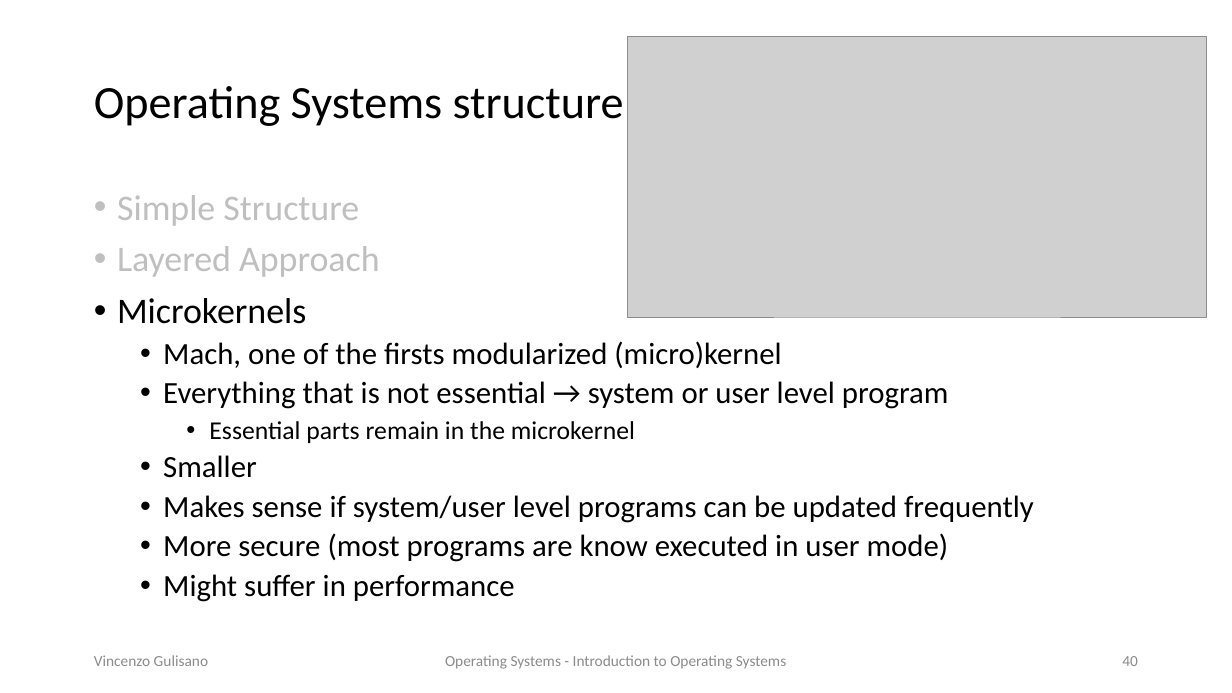
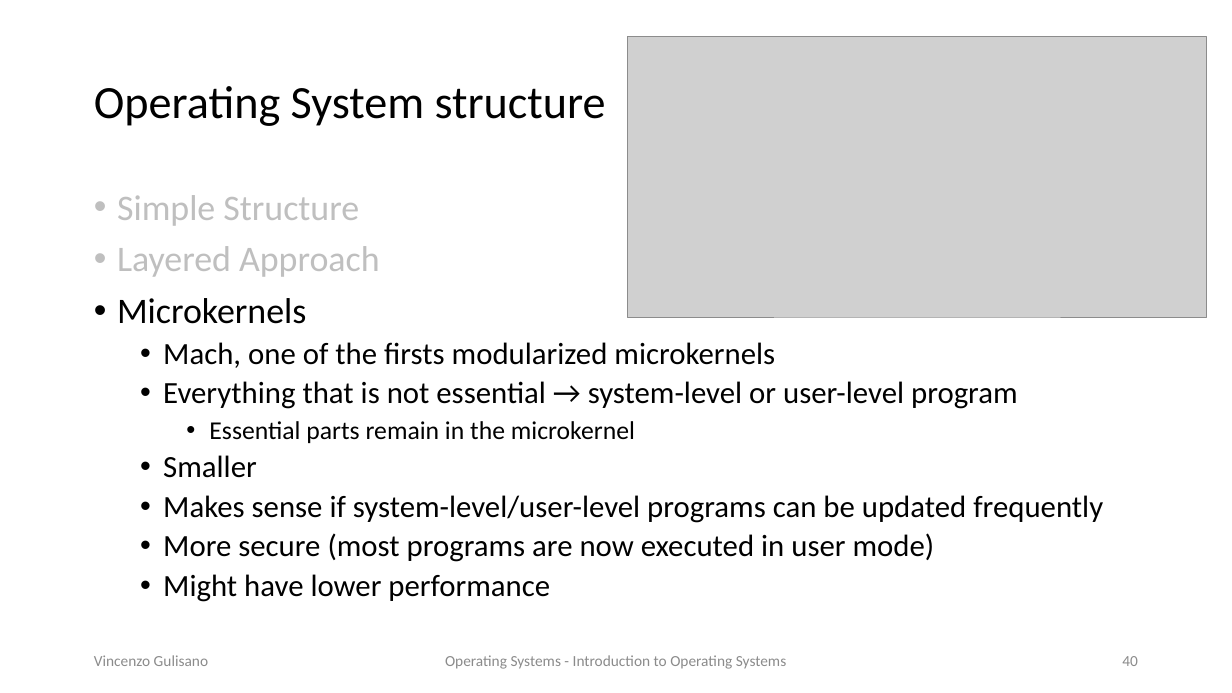
Before and after one commit to vincenzo-gulisano/os_material, a slide deck: slide 40 of slides/introduction_os.pptx. Drawn at 1232x693 pixels with LibreOffice and Linux fonts; fonts in the diff are those of the drawing; grey boxes stand for pictures. Boxes give left, top, right and bottom in pixels: in the first picture for what was removed or moved away, otherwise in the second. Text is boxed around its words. In the diff, an @@ line names an element or a change of style, - is before the commit and + after.

```diff
--- a/slides/introduction_os.pptx
+++ b/slides/introduction_os.pptx
@@ title at (94, 86, 606, 126): text changed @@
-Operating Systems structure
+Operating System structure
@@ text at (163, 342, 1018, 409): text changed @@
-  • Mach, one of the firsts modularized (micro)kernel
-  • Everything that is not essential → system or user level program
+  • Mach, one of the firsts modularized microkernels
+  • Everything that is not essential → system-level or user-level program
@@ text at (163, 495, 1103, 602): text changed @@
-  • Makes sense if system/user level programs can be updated frequently
-  • More secure (most programs are know executed in user mode)
-  • Might suffer in performance
+  • Makes sense if system-level/user-level programs can be updated frequently
+  • More secure (most programs are now executed in user mode)
+  • Might have lower performance
```
Also in this commit, not shown: 33 other slides changed, 2 other files.
